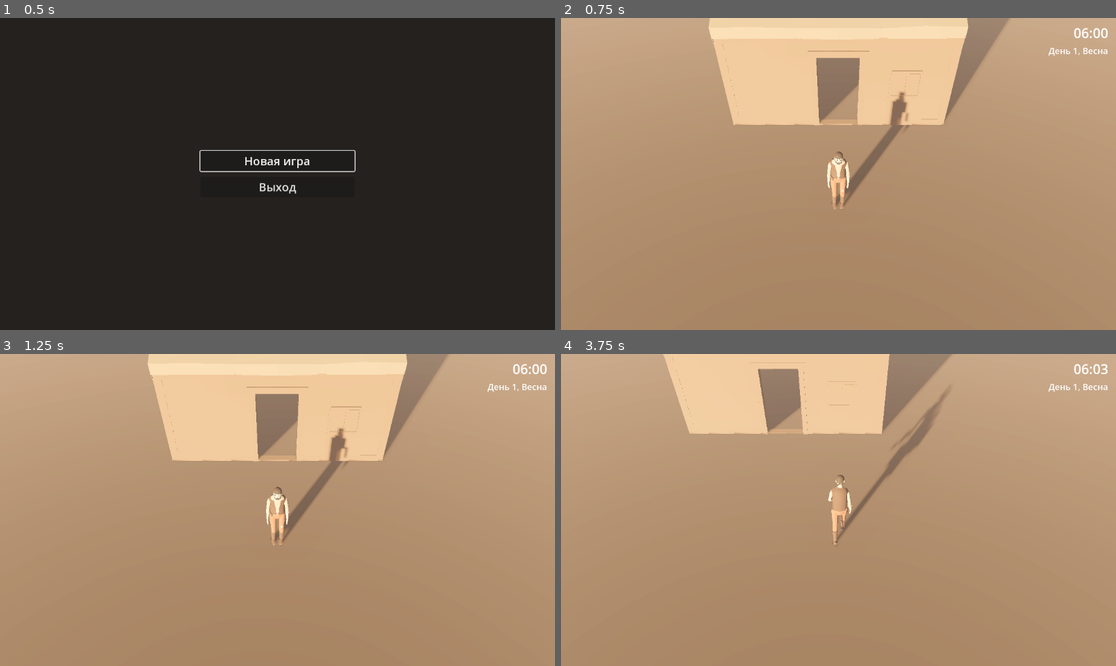
Above: before the commit, frames 1-4 (two rows, left to right).
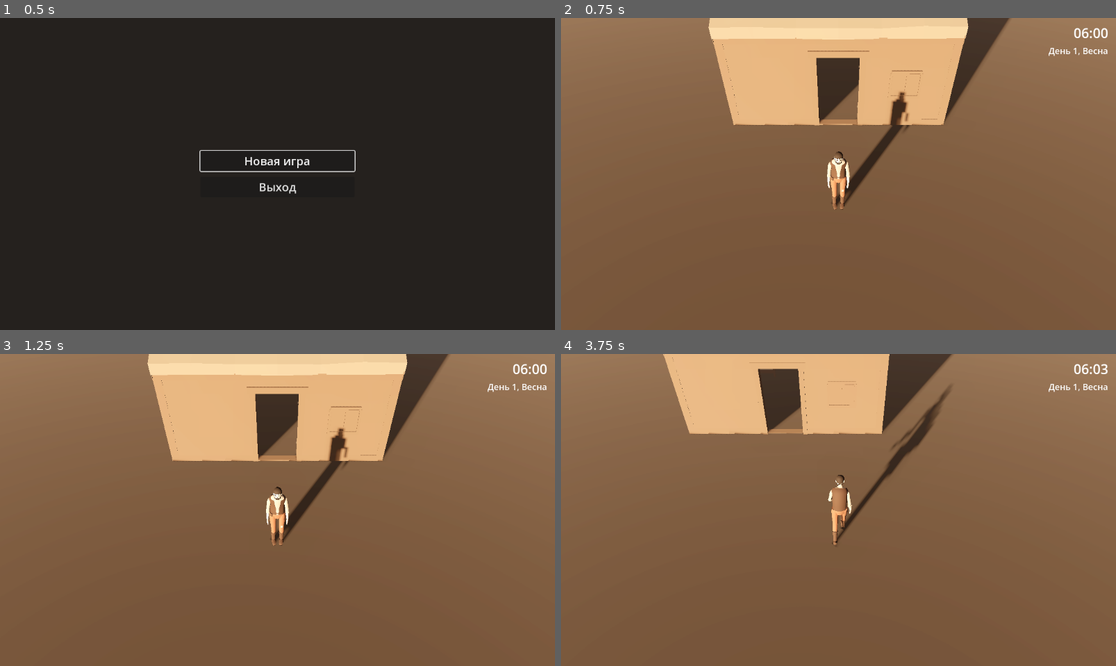
Above: after the commit, the same moments.

Repository: fea203456/Claude-
Game: Godot game, scene res://scenes/ui/main_menu.tscn
Same seed, same stepped clock (60 frames per second), same inputs: the game is played once before the commit and once after it.
Inputs (mouse positions are in pixels of both pictures, inside the frame that each line leads up to):
- Up to frame 1 (0.5 s): no input
- Up to frame 2 (0.75 s): click "Новая игра" at 0.5 s
- Up to frame 3 (1.25 s): no input
- Up to frame 4 (3.75 s): tap Enter at 1.25 s; move the mouse to (960, 494) at 1.27 s; hold D (move_right) 1.28-2.03 s; tap Q (camera_rotate_left) at 1.35 s; click (960, 494) at 1.42 s; move the mouse to (727, 525) at 2.02 s; hold S (move_back) 2.03-2.78 s; tap R (camera_rotate_right) at 2.1 s; move the mouse to (894, 441) at 2.77 s; hold D (move_right) 2.78-3.53 s; tap Mouse wheel up (camera_zoom_in) at 2.85 s; move the mouse to (810, 572) at 3.52 s; hold W (move_forward) from 3.53 s (still down); tap Mouse wheel down (camera_zoom_out) at 3.6 s; click (810, 572) at 3.67 s

Frame 1 is identical in both runs. In frame 2, 97% of the frame differs, in the area x 0-100%, y 0-100%; in frame 3, 97%; in frame 4, 100%.

Commit message:
Свет: туман за частоколом, луна и пепельный день на ферме
Co-Authored-By: Claude Sonnet 5.5 <noreply@anthropic.com>
Claude-Session: https://claude.ai/code/session_01799EQgMrSxx1d7nx5NPXL8

Diff:
--- a/game/project.godot
+++ b/game/project.godot
@@ -18,6 +18,9 @@
 [rendering]
 
 renderer/rendering_method="forward_plus"
+environment/volumetric_fog/volume_size=128
+environment/volumetric_fog/volume_depth=128
+environment/volumetric_fog/use_filter=1
 
 [internationalization]
 
--- a/game/scenes/world/farm_test.tscn
+++ b/game/scenes/world/farm_test.tscn
@@ -1,6 +1,6 @@
-[gd_scene load_steps=19 format=3]
+[gd_scene load_steps=20 format=3]
 
-[ext_resource type="Environment" path="res://scenes/dev/dusk_environment.tres" id="1"]
+[ext_resource type="Environment" path="res://world/farm_environment.tres" id="1"]
 [ext_resource type="Script" path="res://scripts/world/day_night_lighting.gd" id="2"]
 [ext_resource type="Resource" path="res://world/day_night_curve.tres" id="3"]
 [ext_resource type="PackedScene" path="res://scenes/world/house.tscn" id="4"]
@@ -10,6 +10,12 @@
 [ext_resource type="Script" path="res://scripts/player/camera_rig.gd" id="8"]
 [ext_resource type="PackedScene" path="res://scenes/ui/hud.tscn" id="9"]
 [ext_resource type="PackedScene" path="res://scenes/ui/pause_menu.tscn" id="10"]
+
+[sub_resource type="FogMaterial" id="ground_fog_mat"]
+density = 0.6
+albedo = Color(0.62, 0.66, 0.7, 1)
+height_falloff = 1.2
+edge_fade = 0.2
 
 [sub_resource type="PlaneMesh" id="ground_mesh"]
 size = Vector2(40, 40)
@@ -58,10 +64,21 @@
 directional_shadow_max_distance = 40.0
 directional_shadow_blend_splits = true
 
-[node name="DayNightLighting" type="Node" parent="." node_paths=PackedStringArray("sun", "world_env")]
+[node name="Moon" type="DirectionalLight3D" parent="."]
+transform = Transform3D(-0.866, 0.0868, 0.4924, 0, 0.9848, -0.1736, -0.5, -0.1504, -0.8529, 0, 5, 0)
+light_color = Color(0.55, 0.65, 0.85, 1)
+light_energy = 0.0
+light_volumetric_fog_energy = 0.2
+shadow_enabled = true
+directional_shadow_max_distance = 40.0
+visible = false
+
+[node name="DayNightLighting" type="Node" parent="." node_paths=PackedStringArray("sun", "moon", "world_env")]
 script = ExtResource("2")
 curve = ExtResource("3")
 sun = NodePath("../Sun")
+moon = NodePath("../Moon")
+ground_fog = SubResource("ground_fog_mat")
 world_env = NodePath("../WorldEnvironment")
 
 [node name="Ground" type="StaticBody3D" parent="."]
@@ -97,6 +114,30 @@
 transform = Transform3D(1, 0, 0, 0, 1, 0, 0, 0, 1, -18, 0.65, 0)
 shape = SubResource("fence_ew")
 
+[node name="FogBandN" type="FogVolume" parent="."]
+transform = Transform3D(1, 0, 0, 0, 1, 0, 0, 0, 1, 0, 1.5, -23)
+size = Vector3(56, 3, 10)
+shape = 3
+material = SubResource("ground_fog_mat")
+
+[node name="FogBandS" type="FogVolume" parent="."]
+transform = Transform3D(1, 0, 0, 0, 1, 0, 0, 0, 1, 0, 1.5, 23)
+size = Vector3(56, 3, 10)
+shape = 3
+material = SubResource("ground_fog_mat")
+
+[node name="FogBandE" type="FogVolume" parent="."]
+transform = Transform3D(1, 0, 0, 0, 1, 0, 0, 0, 1, 23, 1.5, 0)
+size = Vector3(10, 3, 36)
+shape = 3
+material = SubResource("ground_fog_mat")
+
+[node name="FogBandW" type="FogVolume" parent="."]
+transform = Transform3D(1, 0, 0, 0, 1, 0, 0, 0, 1, -23, 1.5, 0)
+size = Vector3(10, 3, 36)
+shape = 3
+material = SubResource("ground_fog_mat")
+
 [node name="House" parent="." instance=ExtResource("4")]
 transform = Transform3D(1, 0, 0, 0, 1, 0, 0, 0, 1, 0, 0, -9)
 
--- /dev/null
+++ b/game/tests/test_farm_look.gd
@@ -0,0 +1,82 @@
+extends RefCounted
+
+const FARM := "res://scenes/world/farm_test.tscn"
+const BANDS := ["FogBandN", "FogBandE", "FogBandS", "FogBandW"]
+
+func _tree() -> SceneTree:
+	return Engine.get_main_loop() as SceneTree
+
+func _spawn() -> Node:
+	var farm := (load(FARM) as PackedScene).instantiate()
+	_tree().root.add_child(farm)
+	await _tree().physics_frame
+	await _tree().physics_frame
+	return farm
+
+func _aabb(v: FogVolume) -> AABB:
+	return AABB(v.global_position - v.size / 2.0, v.size)
+
+func test_farm_has_moon_and_fog_wired() -> String:
+	var farm := await _spawn()
+	var msg := ""
+	var dn := farm.get_node_or_null("DayNightLighting") as DayNightLighting
+	var moon := farm.get_node_or_null("Moon") as DirectionalLight3D
+	var band := farm.get_node_or_null("FogBandN") as FogVolume
+	if dn == null or moon == null or band == null:
+		msg = "DayNightLighting/Moon/FogBandN missing"
+	elif dn.moon != moon:
+		msg = "DayNightLighting.moon is not the Moon node"
+	elif not moon.shadow_enabled:
+		msg = "Moon shadows disabled"
+	elif dn.ground_fog == null or dn.ground_fog != band.material:
+		msg = "ground_fog is not the FogBandN material"
+	elif not (dn.ground_fog.height_falloff > 0.0 and dn.ground_fog.edge_fade > 0.0):
+		msg = "fog material needs height_falloff > 0 and edge_fade > 0"
+	farm.free()
+	return msg
+
+func test_fog_volumes_outside_yard() -> String:
+	var farm := await _spawn()
+	var msg := ""
+	var yard := AABB(Vector3(-17, -100, -17), Vector3(34, 200, 34))
+	for n in BANDS:
+		var v := farm.get_node_or_null(n) as FogVolume
+		if v == null:
+			msg = "%s missing" % n
+			break
+		if v.shape != RenderingServer.FOG_VOLUME_SHAPE_BOX:
+			msg = "%s is not BOX" % n
+			break
+		if _aabb(v).intersects(yard):
+			msg = "%s intersects the yard %s" % [n, _aabb(v)]
+			break
+	farm.free()
+	return msg
+
+func test_fog_bands_surround_farm() -> String:
+	var farm := await _spawn()
+	var msg := ""
+	for p in [Vector3(0, 1, 20), Vector3(0, 1, -20), Vector3(20, 1, 0), Vector3(-20, 1, 0)]:
+		var hit := false
+		for n in BANDS:
+			var v := farm.get_node_or_null(n) as FogVolume
+			if v != null and _aabb(v).has_point(p):
+				hit = true
+		if not hit:
+			msg = "point %s not covered by fog bands" % p
+			break
+	farm.free()
+	return msg
+
+func test_farm_environment_ashen() -> String:
+	var farm := await _spawn()
+	var msg := ""
+	var env := (farm.get_node("WorldEnvironment") as WorldEnvironment).environment
+	if not (env.fog_enabled and env.fog_aerial_perspective > 0.0):
+		msg = "distance haze/aerial perspective missing"
+	elif not (env.adjustment_enabled and env.adjustment_saturation < 1.0):
+		msg = "adjustment (ashen grade) missing"
+	elif not (env.volumetric_fog_enabled and env.volumetric_fog_temporal_reprojection_enabled):
+		msg = "volumetric fog / temporal reprojection off"
+	farm.free()
+	return msg
--- /dev/null
+++ b/game/world/farm_environment.tres
@@ -0,0 +1,40 @@
+[gd_resource type="Environment" load_steps=3 format=3]
+
+[sub_resource type="ProceduralSkyMaterial" id="sky"]
+sky_top_color = Color(0.07, 0.09, 0.13, 1)
+sky_horizon_color = Color(0.26, 0.29, 0.34, 1)
+sky_curve = 0.12
+ground_horizon_color = Color(0.26, 0.29, 0.34, 1)
+ground_bottom_color = Color(0.08, 0.09, 0.11, 1)
+sun_angle_max = 8.0
+
+[sub_resource type="Sky" id="Sky_1"]
+sky_material = SubResource("sky")
+
+[resource]
+background_mode = 2
+sky = SubResource("Sky_1")
+ambient_light_source = 3
+ambient_light_color = Color(0.42, 0.52, 0.62, 1)
+ambient_light_energy = 0.65
+tonemap_mode = 3
+tonemap_exposure = 1.0
+glow_enabled = true
+glow_intensity = 0.5
+glow_bloom = 0.02
+fog_enabled = true
+fog_light_color = Color(0.34, 0.42, 0.5, 1)
+fog_density = 0.008
+fog_aerial_perspective = 0.6
+volumetric_fog_enabled = true
+volumetric_fog_density = 0.03
+volumetric_fog_albedo = Color(0.7, 0.78, 0.86, 1)
+volumetric_fog_emission = Color(0.1, 0.14, 0.19, 1)
+volumetric_fog_ambient_inject = 1.5
+volumetric_fog_gi_inject = 0.0
+volumetric_fog_length = 32.0
+volumetric_fog_anisotropy = 0.1
+volumetric_fog_temporal_reprojection_enabled = true
+adjustment_enabled = true
+adjustment_contrast = 1.1
+adjustment_saturation = 0.85
Not shown, added: game/tests/test_farm_look.gd.uid
